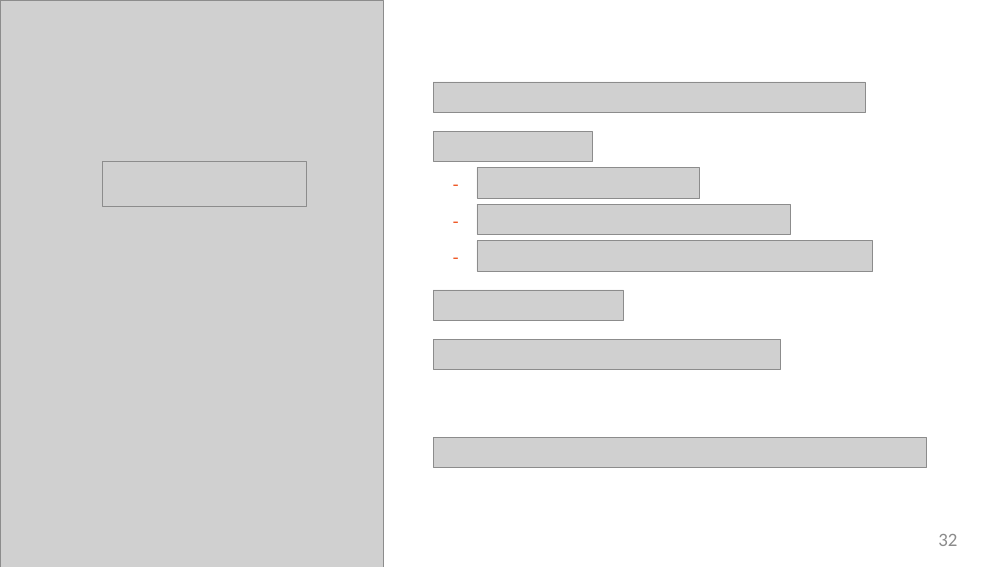
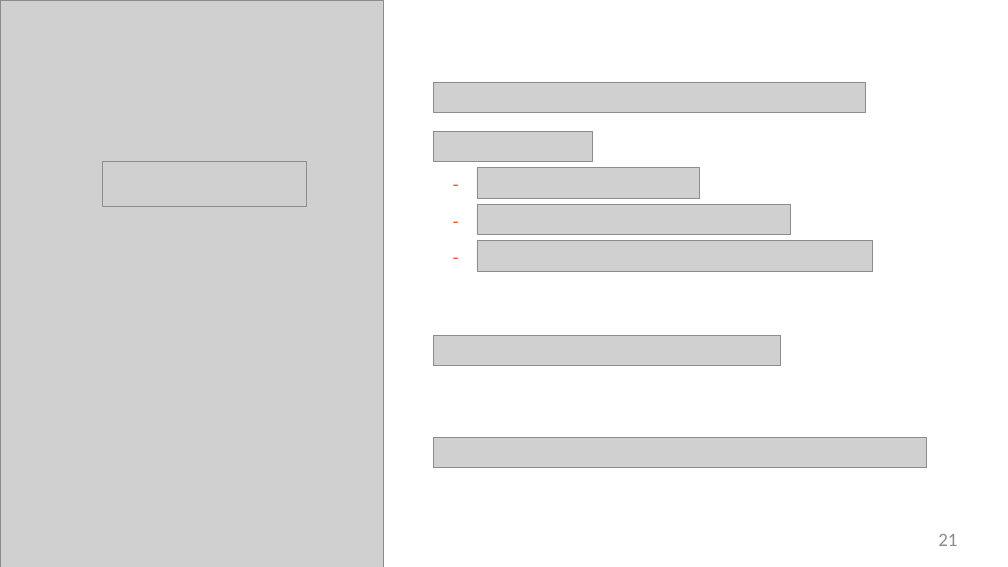
Before and after one commit to StevenJoseph19/GS-Training, a slide deck: slide 21 of Training Materials/16. React with Redux/Slides/1. Intro to Redux/intro-to-redux-slides.pptx (slide 32 before the commit). Drawn at 1008x567 pixels with LibreOffice and Linux fonts; fonts in the diff are those of the drawing; grey boxes stand for pictures. Boxes give left, top, right and bottom in pixels: in the first picture for what was removed or moved away, otherwise in the second. Text is boxed around its words. In the diff, an @@ line names an element or a change of style, - is before the commit and + after.

```diff
--- a/Training Materials/16. React with Redux/Slides/1. Intro to Redux/intro-to-redux-slides.pptx
+++ b/Training Materials/16. React with Redux/Slides/1. Intro to Redux/intro-to-redux-slides.pptx
@@ picture removed at box(433, 290, 624, 321) @@
@@ picture: place and size @@
-picture at box(433, 340, 781, 370)
+picture at box(433, 335, 781, 365)
@@ page number at box(938, 534, 957, 546): text changed @@
-32
+21
```
Also in this commit, not shown: 11 slides removed, 7 other files.
